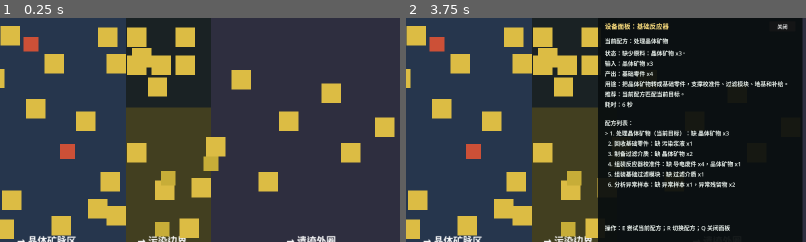
Above: before the commit, frames 1-2 (left to right).
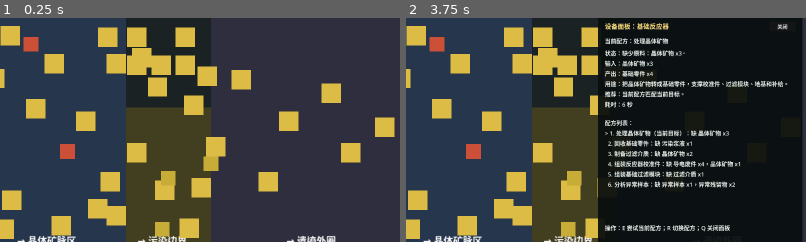
Above: after the commit, the same moments.

Repository: laugh0608/RadishCatalyst
Game: Godot game, scene res://scenes/boot/Boot.tscn
Same seed, same stepped clock (60 frames per second), same inputs: the game is played once before the commit and once after it.
Inputs (mouse positions are % of the whole screen's width and height, from its top left):
- Up to frame 1 (0.25 s): no input
- Up to frame 2 (3.75 s): tap Enter at 0.5 s; move the mouse to (72, 45) at 0.52 s; hold D (move_right) 0.53-1.28 s; tap E (interact) at 0.6, 1.55, 2.3, 2.85 s; click (72, 45) at 0.67 s; move the mouse to (30, 55) at 1.27 s; hold S (move_down) 1.28-2.03 s; tap J (attack) at 1.35 s; move the mouse to (60, 28) at 2.02 s; hold D (move_right) 2.03-2.78 s; hold R (cycle_recipe) 2.03-2.78 s; move the mouse to (45, 70) at 2.77 s; hold W (move_up) 2.78-3.53 s; click (45, 70) at 2.92 s; move the mouse to (80, 65) at 3.52 s; hold A (move_left) from 3.53 s (still down); tap Q (toggle_device_panel) at 3.6 s
The pictures show only the part of the screen within x 50-100%, y 25-75%; the shares and areas given below are measured in that part.

The runs differ from the first frame. In frame 1, 0.9% of the frame differs, in the area x 46-55%, y 21-44%; in frame 2, 0.2%.

Commit message:
feat: 收束首小时处理点入口节奏

Diff:
--- a/client/scenes/maps/VerticalSliceMap.tscn
+++ b/client/scenes/maps/VerticalSliceMap.tscn
@@ -335,6 +335,20 @@
 
 [node name="FieldWreckageTreatmentApproach" parent="Interactables" instance=ExtResource("3_interactable")]
 position = Vector2(292, -74)
+definition_id = "map_object.field_wreckage"
+interaction_type = "gather"
+label_offset = Vector2(-82, -52)
+label_size = Vector2(164, 24)
+
+[node name="CrystalClusterFoundationReturn" parent="Interactables" instance=ExtResource("3_interactable")]
+position = Vector2(352, -44)
+definition_id = "map_object.crystal_cluster"
+interaction_type = "gather"
+label_offset = Vector2(-82, 22)
+label_size = Vector2(164, 24)
+
+[node name="FieldWreckageFoundationReturn" parent="Interactables" instance=ExtResource("3_interactable")]
+position = Vector2(374, -92)
 definition_id = "map_object.field_wreckage"
 interaction_type = "gather"
 label_offset = Vector2(-82, -52)
@@ -978,6 +992,10 @@
 position = Vector2(316, -136)
 definition_id = "enemy.treatment_skitter"
 
+[node name="TreatmentSkitterReturn" parent="Enemies" instance=ExtResource("4_enemy")]
+position = Vector2(356, -76)
+definition_id = "enemy.treatment_skitter"
+
 [node name="PollutedSkitter" parent="Enemies" instance=ExtResource("4_enemy")]
 position = Vector2(310, 76)
 definition_id = "enemy.polluted_skitter"
--- a/client/scripts/checks/first_hour_readability_check.gd
+++ b/client/scripts/checks/first_hour_readability_check.gd
@@ -15,6 +15,7 @@
 	_check_enemy_focus_labels()
 	_check_hud_map_runtime_labels()
 	_check_core_loop_layout()
+	_check_treatment_entry_gather_feedback()
 	_check_pollution_pressure_consumption()
 	_check_ruin_gate_pressure_gate()
 
@@ -105,10 +106,13 @@
 	var south_wreckage := map.get_node("Interactables/FieldWreckageSouthPocket") as PrototypeInteractable
 	var gate_cache := map.get_node("Interactables/FieldWreckageGateCache") as PrototypeInteractable
 	var approach_wreckage := map.get_node("Interactables/FieldWreckageTreatmentApproach") as PrototypeInteractable
+	var return_crystal := map.get_node("Interactables/CrystalClusterFoundationReturn") as PrototypeInteractable
+	var return_wreckage := map.get_node("Interactables/FieldWreckageFoundationReturn") as PrototypeInteractable
 	var anomaly := map.get_node("Interactables/AnomalyCrystal") as PrototypeInteractable
 	var native := map.get_node("Enemies/NativeSkitter") as PrototypeEnemy
 	var treatment_skitter := map.get_node("Enemies/TreatmentSkitter") as PrototypeEnemy
 	var treatment_skitter_north := map.get_node("Enemies/TreatmentSkitterNorth") as PrototypeEnemy
+	var treatment_skitter_return := map.get_node("Enemies/TreatmentSkitterReturn") as PrototypeEnemy
 	host._expect_equal(
 		first_crystal.position.distance_to(native.position) > 120.0,
 		true,
@@ -143,6 +147,22 @@
 		approach_crystal.position.distance_to(treatment_skitter_north.position) <= VerticalSliceMap.ATTACK_RANGE,
 		true,
 		"first-hour treatment approach crystal is tied to the second guarded construction lane"
+	)
+	host._expect_equal(
+		return_crystal.position.x > approach_crystal.position.x and return_wreckage.position.x > approach_wreckage.position.x,
+		true,
+		"first-hour treatment entrance adds a final crystal and salvage return pocket"
+	)
+	host._expect_equal(
+		return_crystal.position.y < VerticalSliceMap.POLLUTION_DEEP_Y and return_wreckage.position.y < VerticalSliceMap.POLLUTION_DEEP_Y,
+		true,
+		"first-hour treatment entrance return pocket stays in the safe construction belt"
+	)
+	host._expect_equal(
+		return_crystal.position.distance_to(treatment_skitter_return.position) <= VerticalSliceMap.ATTACK_RANGE
+			and return_wreckage.position.distance_to(treatment_skitter_return.position) <= VerticalSliceMap.ATTACK_RANGE,
+		true,
+		"first-hour treatment entrance return pocket is tied to a low-pressure guard"
 	)
 
 	var rough_ground := map.get_node("Interactables/RoughGroundNorth") as PrototypeInteractable
@@ -207,6 +227,36 @@
 		"first-hour ruin gate remains beyond the elite pollution pressure"
 	)
 	map.free()
+
+
+func _check_treatment_entry_gather_feedback() -> void:
+	var gather_system := GatherSystem.new(host.data_registry)
+	var world := WorldState.create_default()
+	var character := CharacterState.create_default()
+	var crystal_result := gather_system.interact_with_object(
+		"map_object_instance.crystal_cluster_foundation_return",
+		"map_object.crystal_cluster",
+		"gather",
+		character,
+		world
+	)
+	host._expect_text_contains(
+		String(crystal_result.get("message", "")),
+		"回基地加工基础零件或地基材料",
+		"first-hour treatment entrance crystal points back to manufacturing"
+	)
+	var wreckage_result := gather_system.interact_with_object(
+		"map_object_instance.field_wreckage_foundation_return",
+		"map_object.field_wreckage",
+		"gather",
+		character,
+		world
+	)
+	host._expect_text_contains(
+		String(wreckage_result.get("message", "")),
+		"若地基或过滤器缺料",
+		"first-hour treatment entrance salvage explains construction supply use"
+	)
 
 
 func _check_pollution_pressure_consumption() -> void:
--- a/client/scripts/save/save_content_validator.gd
+++ b/client/scripts/save/save_content_validator.gd
@@ -18,6 +18,8 @@
 		"map_object_instance.field_wreckage_south_pocket": "map_object.field_wreckage",
 		"map_object_instance.field_wreckage_gate_cache": "map_object.field_wreckage",
 		"map_object_instance.field_wreckage_treatment_approach": "map_object.field_wreckage",
+		"map_object_instance.crystal_cluster_foundation_return": "map_object.crystal_cluster",
+		"map_object_instance.field_wreckage_foundation_return": "map_object.field_wreckage",
 		"map_object_instance.anomaly_crystal": "map_object.anomaly_crystal",
 		"map_object_instance.anomaly_residue_north": "map_object.anomaly_residue_patch",
 		"map_object_instance.anomaly_residue_east": "map_object.anomaly_residue_patch",
@@ -183,6 +185,10 @@
 		"definition_id": "enemy.treatment_skitter",
 		"region_id": "region.crystal_vein_field"
 	},
+	"enemy_instance.treatment_skitter_return": {
+		"definition_id": "enemy.treatment_skitter",
+		"region_id": "region.crystal_vein_field"
+	},
 		"enemy_instance.polluted_skitter": {
 			"definition_id": "enemy.polluted_skitter",
 			"region_id": "region.pollution_edge"
--- a/client/scripts/systems/gather_system.gd
+++ b/client/scripts/systems/gather_system.gd
@@ -249,6 +249,9 @@
 		var pressure_hint := _get_pollution_pressure_step_hint(instance_id, character_state)
 		if not pressure_hint.is_empty():
 			result_parts.append(pressure_hint)
+	var first_hour_hint := _get_first_hour_gather_step_hint(instance_id)
+	if not first_hour_hint.is_empty():
+		result_parts.append(first_hour_hint)
 
 	return _success("%s。" % "；".join(result_parts))
 
@@ -325,6 +328,19 @@
 		return "门前高压点已回收；建议回过滤器处理沉积物，补抗污染药剂后再推进"
 	if instance_id == "map_object_instance.pollution_residue_deep":
 		return "深处压力已显著抬升；后续门前点更适合带药剂再处理"
+	return ""
+
+
+func _get_first_hour_gather_step_hint(instance_id: String) -> String:
+	match instance_id:
+		"map_object_instance.crystal_cluster_treatment_approach":
+			return "这些晶体可回基地加工成过滤模块或地基材料"
+		"map_object_instance.field_wreckage_treatment_approach":
+			return "残骸废件可补反应器校准；继续向处理点入口前确认补给余量"
+		"map_object_instance.crystal_cluster_foundation_return":
+			return "处理点入口前的回访晶体已补足；回基地加工基础零件或地基材料"
+		"map_object_instance.field_wreckage_foundation_return":
+			return "处理点入口前的残骸缓存已回收；若地基或过滤器缺料，先回基地整理制造"
 	return ""
 
 
--- a/client/scripts/systems/processing_system.gd
+++ b/client/scripts/systems/processing_system.gd
@@ -353,7 +353,7 @@
 		"recipe.basic_filter_module":
 			return "按 F 启用基础过滤模块；启用后污染防护消耗降低，处理点北缘清障和沉积物采集会更稳。"
 		"recipe.foundation_t1":
-			return "前往污染边界北缘清理地块并铺设基础地基。"
+			return "前往污染边界北缘清理地块并铺设基础地基；若材料不足，回晶体矿脉区到处理点入口前补晶体或残骸。"
 		"recipe.cleanse_residue":
 			if _should_return_for_second_pollution_residue_batch(world_state):
 				return "抗污染药剂已准备；把它留在快捷栏 2，带药剂回污染边界补第二批沉积物并清理受扰敌人。"
@@ -474,7 +474,7 @@
 		return "先检查前哨核心回收和阶段补给批次；相位中继锚点部署后，也可切换到回收基础零件，把污染浆液回收成基础零件；若仍不足，去晶体矿脉区北侧富晶残脉采集晶体矿物。"
 	if _get_inventory_ref_amount("item.crystal_ore", inventory) >= 3.0:
 		return "先检查前哨核心回收和阶段补给批次；当前也可切换到处理晶体矿物，把晶体矿物加工成基础零件。"
-	return "先检查前哨核心回收和阶段补给批次；若仍不足，去晶体矿脉区北侧富晶残脉采集晶体矿物后加工成基础零件。"
+	return "先检查前哨核心回收和阶段补给批次；若仍不足，去晶体矿脉区北侧富晶残脉或处理点入口前的回访矿点采集晶体矿物后加工成基础零件。"
 
 
 func _get_missing_inputs(recipe: Dictionary, inventory: InventoryState) -> Array[String]:
--- a/client/scripts/ui/recipe_purpose_hints.gd
+++ b/client/scripts/ui/recipe_purpose_hints.gd
@@ -17,7 +17,7 @@
 		"recipe.repair_gel":
 			return "准备下一段处理点战斗补给，生命偏低时按 1 使用。"
 		"recipe.foundation_t1":
-			return "制造处理点地基材料，做完去处理点北缘铺设两块地基。"
+			return "制造处理点地基材料，做完去处理点北缘铺设两块地基；缺料时回访处理点入口前的晶体和残骸。"
 		"recipe.cleanse_residue":
 			return "把污染沉积物处理成抗污染药剂，按 2 补防护后继续深入污染边界。"
 	return ""
Not shown, added: docs/devlogs/2026-W23.md
Not shown, changed: docs/devlogs/README.md
Not shown, changed: docs/planning/current.md
Not shown, changed: docs/planning/daily-start.md
